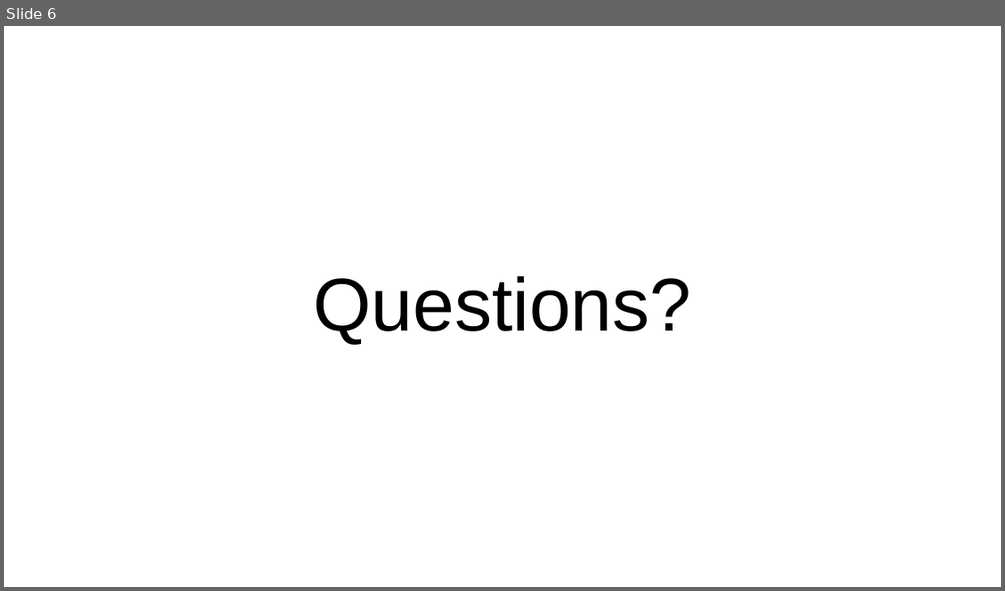
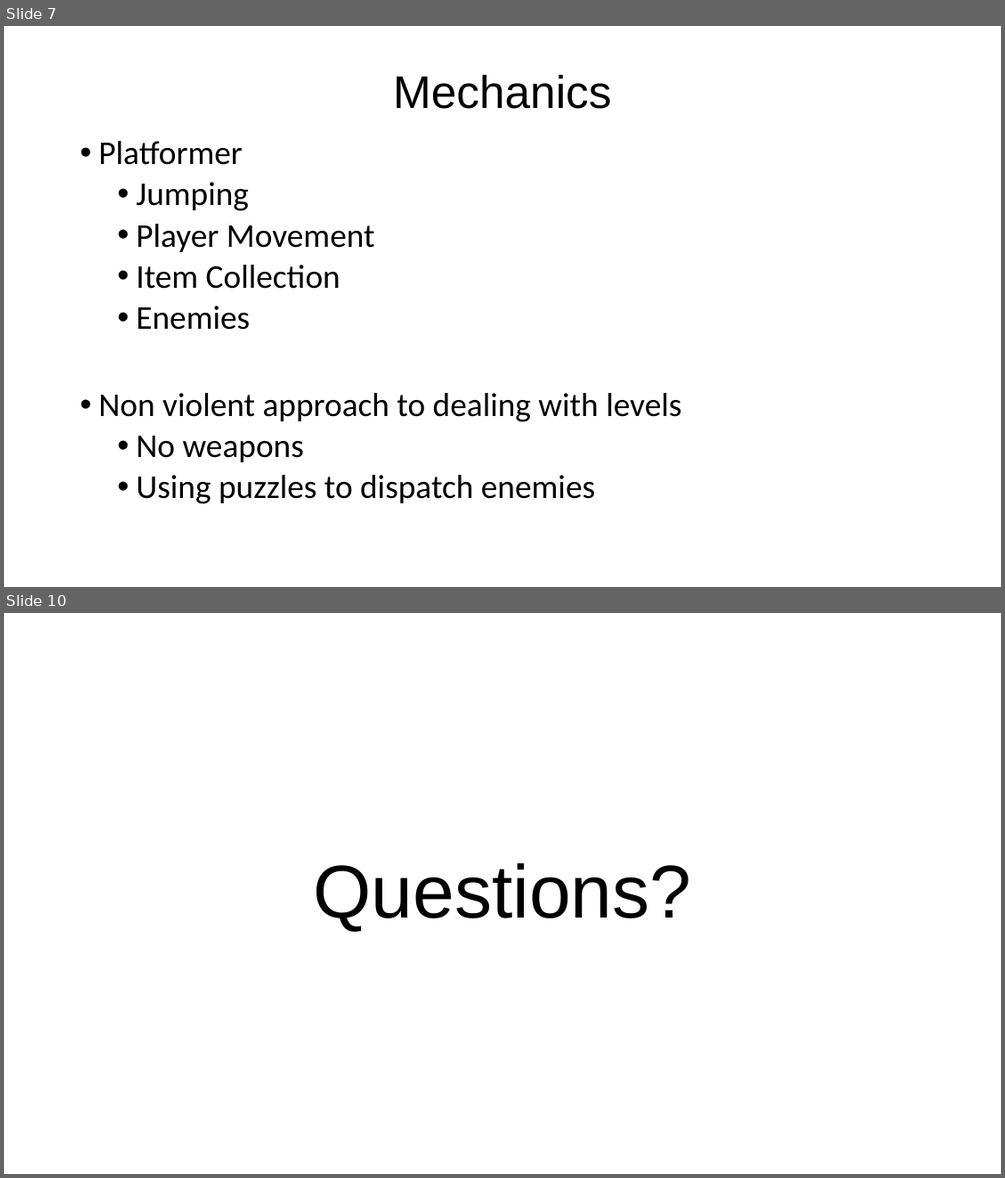
Before and after one commit to UoSGamesGroups/first-semester-group-1, a slide deck: L4_5 - Group 1/Research/Group 1 Presentation.pptx. Shown one above the other, each under a label of ours: slide 6 before the commit, slides 7 and 10 after it; the slides between them are not shown. The pictures are 1005x591 and 1005x1178 pixels, drawn with LibreOffice and Linux fonts; fonts in the diff are those of the drawing. Boxes give left, top, right and bottom in pixels: in the first picture for what was removed or moved away, otherwise in the second. Text is boxed around its words. In the diff, an @@ line names an element or a change of style, - is before the commit and + after.

```diff
--- a/L4_5 - Group 1/Research/Group 1 Presentation.pptx
+++ b/L4_5 - Group 1/Research/Group 1 Presentation.pptx
@@ slide 7 added at bbox=[4, 26, 1001, 587], background #FFFFFF @@
@@ title added at bbox=[393, 74, 611, 109], 44 pt, text #000000 @@
+Mechanics
@@ text added at bbox=[98, 141, 681, 504], 32 pt, text #000000 @@
+• Platformer
+  • Jumping
+  • Player Movement
+  • Item Collection
+  • Enemies
+• Non violent approach to dealing with levels
+  • No weapons
+  • Using puzzles to dispatch enemies
@@ what was slide 6 is now slide 10 @@
```
Also in this commit, not shown: 3 slides changed, 5 other slides added, 2 slides removed.
